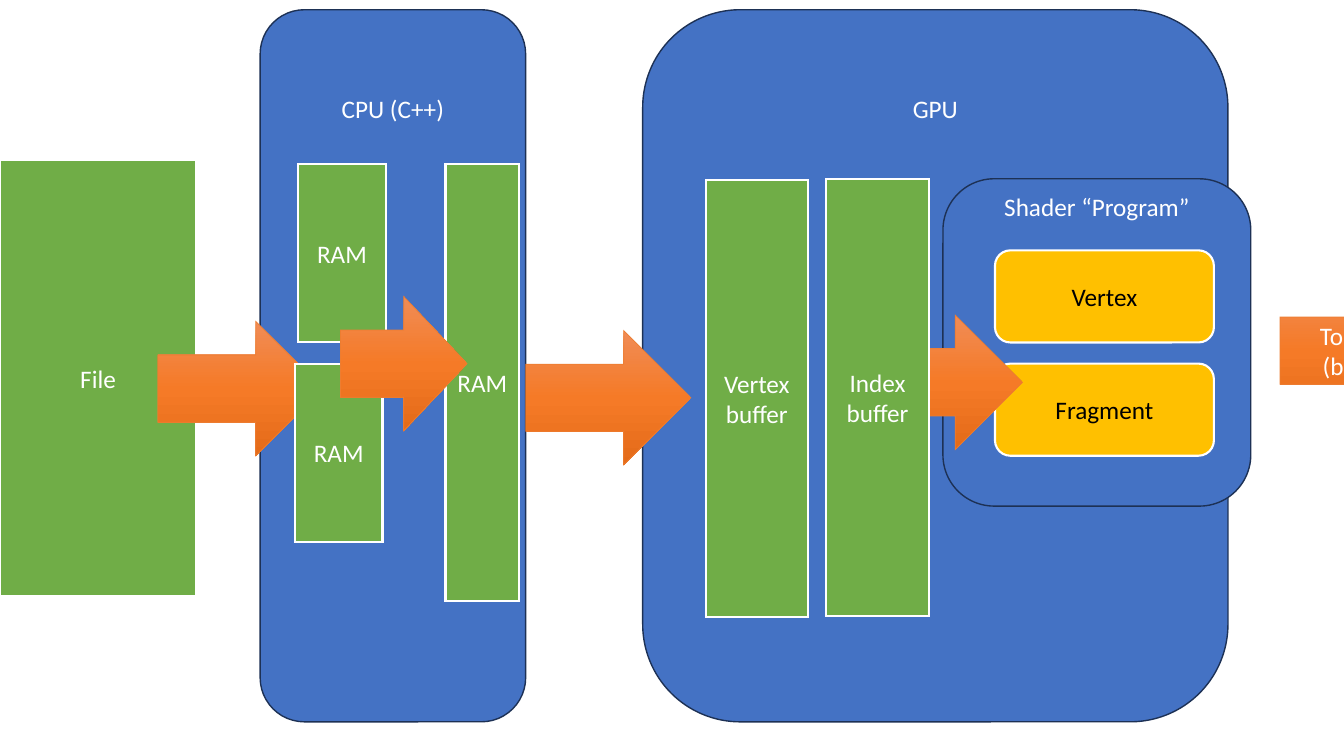
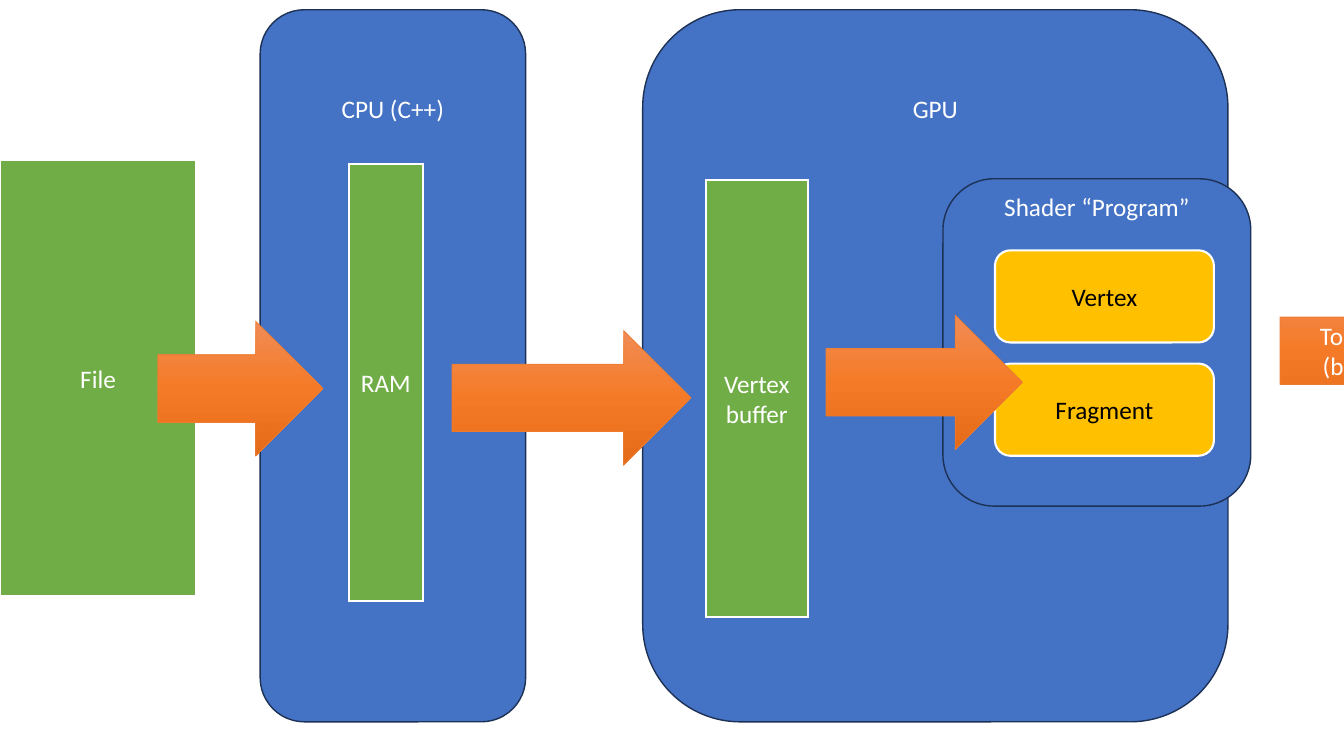
Before and after one commit to FeeneyCodes/INFO-3111--02--26S, a slide deck: slide 1 of Lectures/Day_02/Pipeline.pptx. Drawn at 1344x756 pixels with LibreOffice and Linux fonts; fonts in the diff are those of the drawing. Boxes give left, top, right and bottom in pixels: in the first picture for what was removed or moved away, otherwise in the second. Text is boxed around its words. In the diff, an @@ line names an element or a change of style, - is before the commit and + after.

```diff
--- a/Lectures/Day_02/Pipeline.pptx
+++ b/Lectures/Day_02/Pipeline.pptx
@@ rectangle removed at [298,164,386,343] @@
-RAM
@@ rectangle "RAM": place and size @@
-rectangle "RAM" at [446,164,519,601]
+rectangle "RAM" at [349,164,422,601]
@@ rectangle removed at [827,178,930,615] @@
-Index
-buffer
@@ right arrow removed at [341,296,468,431] @@
@@ right arrow: place and size @@
-right arrow at [872,316,1022,450]
+right arrow at [826,316,1022,450]
@@ right arrow: place and size @@
-right arrow at [526,331,692,465]
+right arrow at [452,331,691,465]
@@ rectangle removed at [294,364,382,542] @@
-RAM
```
Also in this commit, not shown: 4 slides added, 8 other files.
